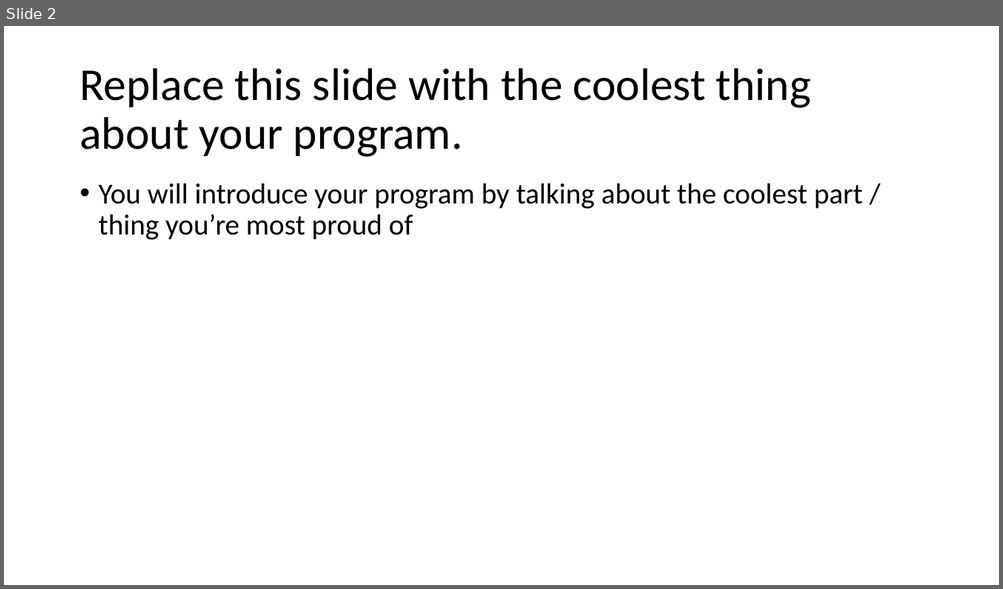
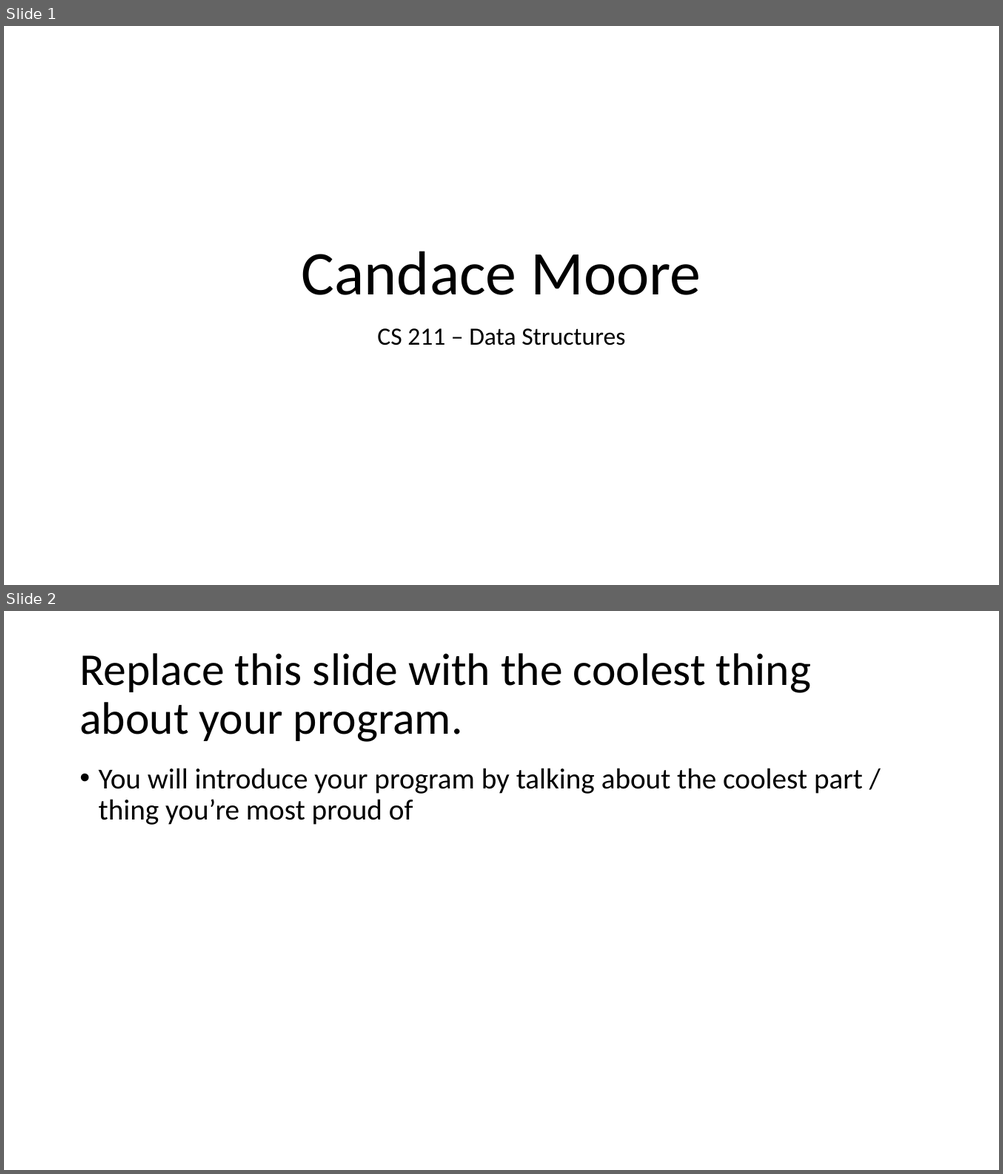
Before and after one commit to acarteas/2020-spring-cs211, a slide deck: milestones/presentation/presentation slide deck.pptx. Shown one above the other, each under a label of ours: slide 2 before the commit, slides 1 and 2 after it. The pictures are 1003x589 and 1003x1174 pixels, drawn with LibreOffice and Linux fonts; fonts in the diff are those of the drawing. Boxes give left, top, right and bottom in pixels: in the first picture for what was removed or moved away, otherwise in the second. Text is boxed around its words. In the diff, an @@ line names an element or a change of style, - is before the commit and + after.

```diff
--- a/milestones/presentation/presentation slide deck.pptx
+++ b/milestones/presentation/presentation slide deck.pptx
@@ slide 1 added at (4, 26, 999, 585), background #FFFFFF @@
@@ title added at (301, 251, 701, 295), 60 pt, text #000000 @@
+Candace Moore
@@ subtitle added at (377, 329, 625, 346), 24 pt, text #000000 @@
+CS 211 – Data Structures
```
Also in this commit, not shown: 1 slide changed, 1 slide removed.
